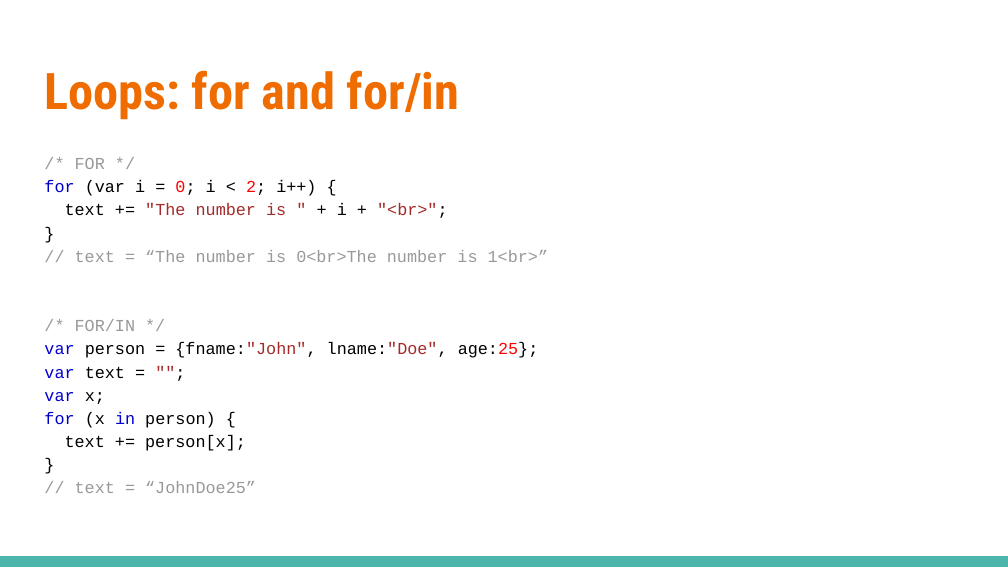
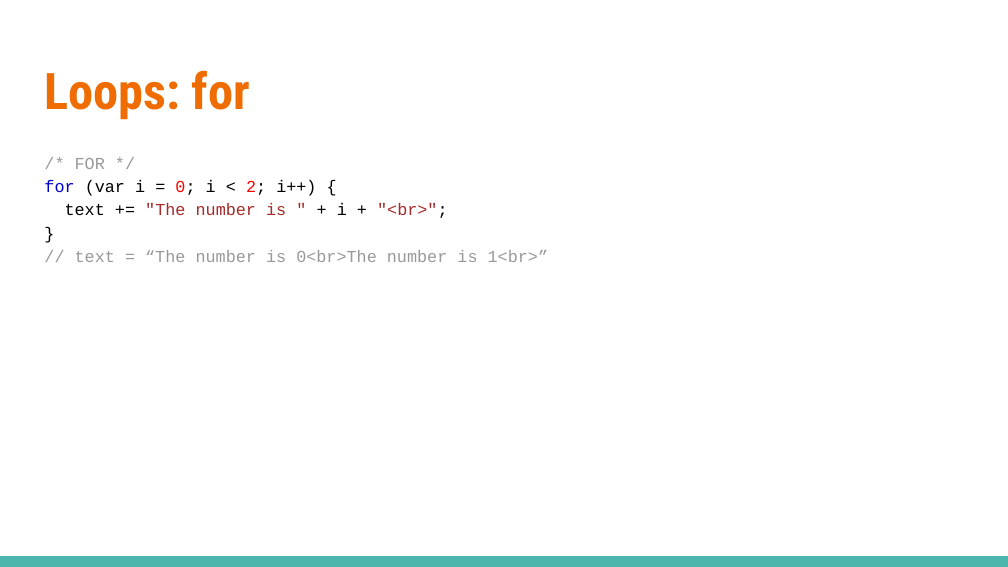
Before and after one commit to linkedin/high-school-trainee, a slide deck: slide 16 of Week_2/Lectures/2.1_JavaScript_Basics.pptx. Drawn at 1008x567 pixels with LibreOffice and Linux fonts; fonts in the diff are those of the drawing. Boxes give left, top, right and bottom in pixels: in the first picture for what was removed or moved away, otherwise in the second. Text is boxed around its words. In the diff, an @@ line names an element or a change of style, - is before the commit and + after.

```diff
--- a/Week_2/Lectures/2.1_JavaScript_Basics.pptx
+++ b/Week_2/Lectures/2.1_JavaScript_Basics.pptx
@@ title at (x1=44, y1=70, x2=250, y2=120): text changed @@
-Loops: for and for/in
+Loops: for
@@ text at (x1=44, y1=319, x2=539, y2=493): paragraphs removed @@
-/* FOR/IN */
-var person = {fname:"John", lname:"Doe", age:25};
-var text = "";
-var x;
-for (x in person) {
-text += person[x];
-}
-// text = “JohnDoe25”
```
Also in this commit, not shown: 12 other slides changed, 1 slide removed, 1 other file.
